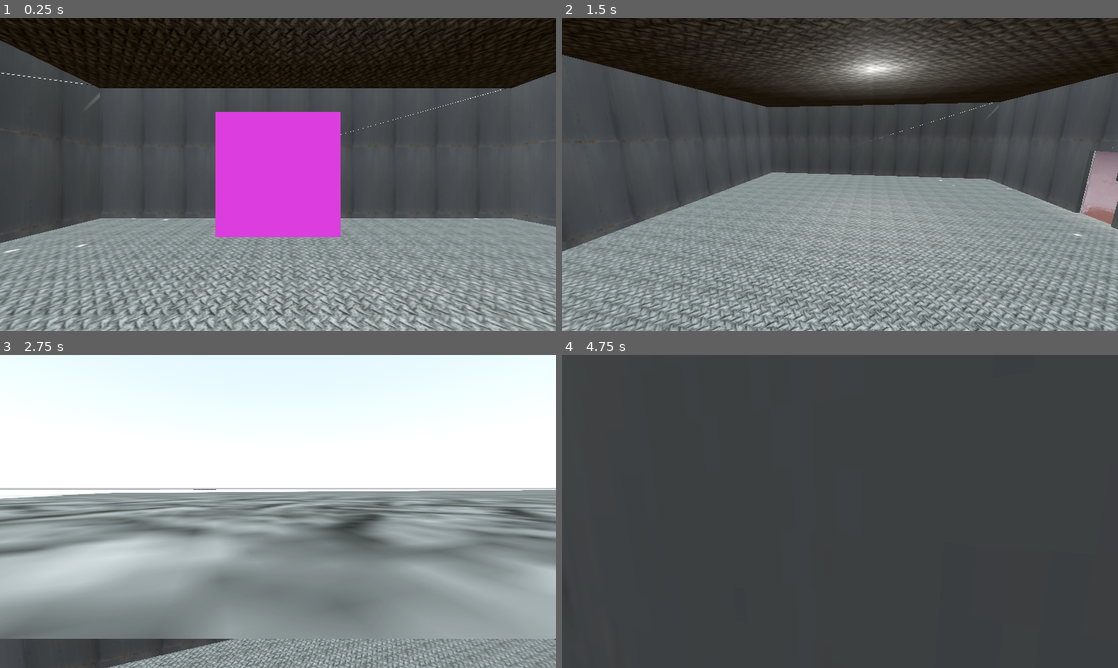
Above: before the commit, frames 1-4 (two rows, left to right).
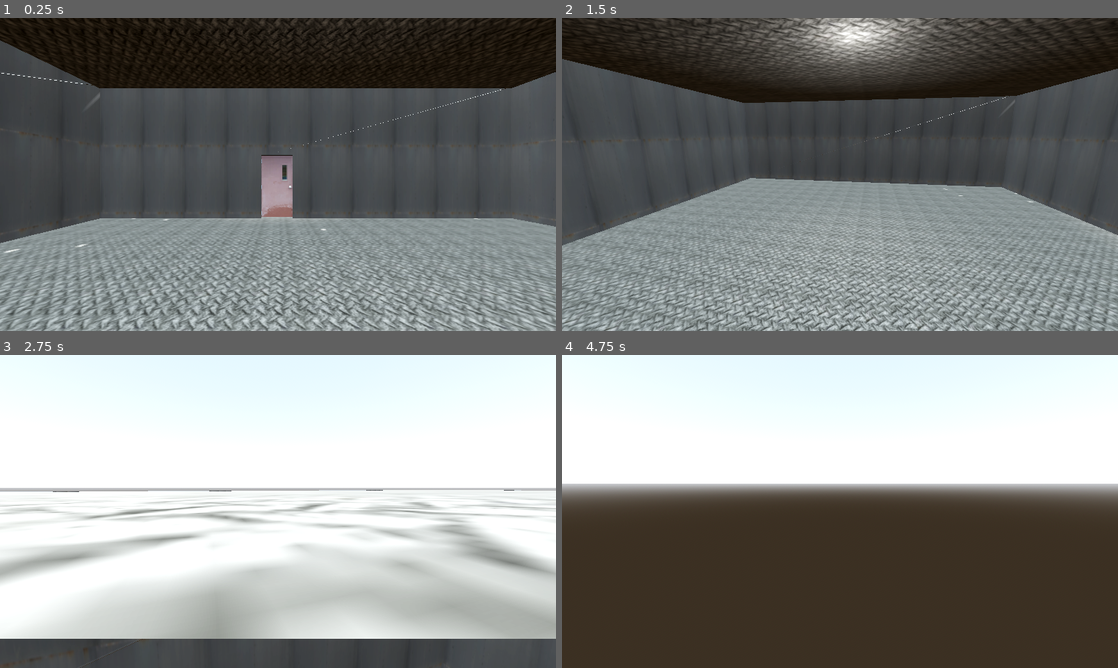
Above: after the commit, the same moments.

Repository: Bri0n/runrotgame
Game: Godot game, scene res://scenes/main.tscn
Same seed, same stepped clock (60 frames per second), same inputs: the game is played once before the commit and once after it.
Inputs (mouse positions are in pixels of both pictures, inside the frame that each line leads up to):
- Up to frame 1 (0.25 s): no input
- Up to frame 2 (1.5 s): tap Enter at 0.5 s; move the mouse to (962, 158) at 0.52 s; hold D (move_right) 0.53-1.28 s; hold Shift (sprint) 0.53-1.28 s; click (962, 158) at 0.67 s; tap Space (jump) at 0.77, 0.8, 1.07, 1.35 s; move the mouse to (812, 174) at 1.27 s; hold W (move_forward) from 1.28 s (still down)
- Up to frame 3 (2.75 s): keep holding W (move_forward); tap Space (jump) at 1.52, 1.82, 2.3 s; tap Shift (sprint) at 1.55 s; move the mouse to (289, 505) at 2.02 s; hold E (interact) from 2.03 s (still down)
- Up to frame 4 (4.75 s): keep holding W (move_forward); move the mouse to (834, 517) at 2.77 s; release E (interact) at 2.78 s; tap P (noclip) at 2.85 s; click (834, 517) at 2.92 s; tap Space (jump) at 3.02, 3.32, 3.77, 3.8, 4.07, 4.52 s; tap Shift (sprint) at 3.05, 4.35 s; move the mouse to (878, 514) at 3.52 s; hold Shift (sprint) 3.53-4.28 s; move the mouse to (795, 508) at 4.27 s

The runs differ from the first frame. In frame 1, 9.0% of the frame differs, in the area x 38-62%, y 30-70%; in frame 2, 27%; in frame 3, 50%; in frame 4, 96%, in the area x 0-100%, y 0-100%.

Commit message:
Más ajustes al controlador, principio de nuevo nivel

Diff:
--- /dev/null
+++ b/scenes/levels/level_03.tscn
@@ -0,0 +1,193 @@
+[gd_scene load_steps=21 format=3 uid="uid://b35237p485wmw"]
+
+[ext_resource type="PackedScene" uid="uid://l6w78bgb0o7l" path="res://scenes/transition_hallway.tscn" id="1_0mpxa"]
+[ext_resource type="Texture2D" uid="uid://f81fxa1hi2jw" path="res://assets/textures/brick_red_04.jpg" id="2_3vnrb"]
+[ext_resource type="Texture2D" uid="uid://bkwg4vypyff56" path="res://assets/textures/grass_03.png" id="3_2k8jl"]
+[ext_resource type="Texture2D" uid="uid://dyiq70jmn7h2k" path="res://assets/textures/water_waves.png" id="4_f7d2q"]
+[ext_resource type="Texture2D" uid="uid://w081yqe6xyk7" path="res://assets/textures/wood_pole_01.jpg" id="5_bry8f"]
+[ext_resource type="PackedScene" uid="uid://mq3toad3d1cf" path="res://scenes/kill_zone.tscn" id="6_jg7km"]
+[ext_resource type="PackedScene" uid="uid://c334msi5eywjn" path="res://scenes/player.tscn" id="7_8h1xh"]
+
+[sub_resource type="ProceduralSkyMaterial" id="ProceduralSkyMaterial_34w6a"]
+sun_angle_max = 70.0
+
+[sub_resource type="Sky" id="Sky_07mwr"]
+sky_material = SubResource("ProceduralSkyMaterial_34w6a")
+
+[sub_resource type="Environment" id="Environment_407ci"]
+background_mode = 2
+sky = SubResource("Sky_07mwr")
+
+[sub_resource type="StandardMaterial3D" id="StandardMaterial3D_7jmlm"]
+albedo_texture = ExtResource("3_2k8jl")
+uv1_triplanar = true
+
+[sub_resource type="StandardMaterial3D" id="StandardMaterial3D_rp2ac"]
+albedo_texture = ExtResource("2_3vnrb")
+uv1_triplanar = true
+
+[sub_resource type="StandardMaterial3D" id="StandardMaterial3D_4vcmg"]
+albedo_texture = ExtResource("4_f7d2q")
+uv1_triplanar = true
+
+[sub_resource type="StandardMaterial3D" id="StandardMaterial3D_s87m8"]
+albedo_texture = ExtResource("5_bry8f")
+uv1_triplanar = true
+
+[sub_resource type="BoxShape3D" id="BoxShape3D_evksn"]
+size = Vector3(1, 0.2, 1)
+
+[sub_resource type="StandardMaterial3D" id="StandardMaterial3D_m41b0"]
+albedo_texture = ExtResource("2_3vnrb")
+uv1_triplanar = true
+
+[sub_resource type="BoxMesh" id="BoxMesh_srnsr"]
+material = SubResource("StandardMaterial3D_m41b0")
+size = Vector3(1, 0.18, 1)
+
+[sub_resource type="Animation" id="Animation_t5irh"]
+length = 0.001
+tracks/0/type = "value"
+tracks/0/imported = false
+tracks/0/enabled = true
+tracks/0/path = NodePath(".:position")
+tracks/0/interp = 1
+tracks/0/loop_wrap = true
+tracks/0/keys = {
+"times": PackedFloat32Array(0),
+"transitions": PackedFloat32Array(1),
+"update": 0,
+"values": [Vector3(0.2, -0.8, -11.9291)]
+}
+
+[sub_resource type="Animation" id="Animation_wxasi"]
+resource_name = "moving_platform"
+length = 2.0
+loop_mode = 2
+tracks/0/type = "value"
+tracks/0/imported = false
+tracks/0/enabled = true
+tracks/0/path = NodePath(".:position")
+tracks/0/interp = 1
+tracks/0/loop_wrap = true
+tracks/0/keys = {
+"times": PackedFloat32Array(0, 2),
+"transitions": PackedFloat32Array(1, 1),
+"update": 0,
+"values": [Vector3(0.2, -0.8, -11.9291), Vector3(0.2, -0.8, -15.5291)]
+}
+
+[sub_resource type="AnimationLibrary" id="AnimationLibrary_hlxy7"]
+_data = {
+"RESET": SubResource("Animation_t5irh"),
+"moving_platform": SubResource("Animation_wxasi")
+}
+
+[node name="Level03" type="Node3D"]
+
+[node name="WorldEnvironment" type="WorldEnvironment" parent="."]
+environment = SubResource("Environment_407ci")
+
+[node name="DirectionalLight3D" type="DirectionalLight3D" parent="WorldEnvironment"]
+transform = Transform3D(1, 0, 0, 0, -0.258819, 0.965926, 0, -0.965926, -0.258819, 0.0934004, 8, -10.4141)
+light_energy = 1.914
+light_indirect_energy = 2.219
+
+[node name="entry_transition_hallway" parent="." instance=ExtResource("1_0mpxa")]
+
+[node name="exit_transition_hallway" parent="." instance=ExtResource("1_0mpxa")]
+transform = Transform3D(1, 0, 0, 0, 1, 0, 0, 0, 1, 0, 0, -49)
+
+[node name="grass" type="CSGCombiner3D" parent="."]
+material_override = SubResource("StandardMaterial3D_7jmlm")
+use_collision = true
+
+[node name="CSGBox3D2" type="CSGBox3D" parent="grass"]
+transform = Transform3D(1, 0, 0, 0, 1, 0, 0, 0, 1, -2.08616e-07, -3.4, -4.87103)
+size = Vector3(3.6, 6, 2.3)
+
+[node name="CSGBox3D3" type="CSGBox3D" parent="grass"]
+transform = Transform3D(1, 0, 0, 0, 1, 0, 0, 0, 1, -2.08616e-07, -3.4, -28.921)
+size = Vector3(3.6, 6, 4)
+
+[node name="brick" type="CSGCombiner3D" parent="."]
+material_override = SubResource("StandardMaterial3D_rp2ac")
+use_collision = true
+
+[node name="CSGBox3D3" type="CSGBox3D" parent="brick"]
+transform = Transform3D(0.4, 0, 0, 0, 0.4, 0, 0, 0, 0.4, 0.6, -4.4, -9.12103)
+size = Vector3(1, 14, 1)
+
+[node name="CSGBox3D4" type="CSGBox3D" parent="brick"]
+transform = Transform3D(0.4, 0, 0, 0, 0.4, 0, 0, 0, 0.4, -0.7, -4.24, -11.921)
+size = Vector3(1, 14.8, 1)
+
+[node name="CSGCylinder3D" type="CSGCylinder3D" parent="brick"]
+transform = Transform3D(0.3, 0, 0, 0, -6.03217e-08, -0.3, 0, 1.38, -1.31134e-08, 0, 0, -19.3199)
+height = 2.4
+
+[node name="water" type="CSGCombiner3D" parent="."]
+material_override = SubResource("StandardMaterial3D_4vcmg")
+
+[node name="CSGBox3D" type="CSGBox3D" parent="water"]
+transform = Transform3D(3.1, 0, 0, 0, 3.1, 0, 0, 0, 3.1, 0, -5.4, -16.525)
+size = Vector3(1.2, 0.2, 6.9)
+
+[node name="CSGBox3D2" type="CSGBox3D" parent="water"]
+transform = Transform3D(3.1, 0, 0, 0, 3.1, 0, 0, 0, 3.1, -3.62, -5.4, -29.02)
+size = Vector3(1.6, 0.2, 1.24)
+
+[node name="wood" type="CSGCombiner3D" parent="."]
+material_override = SubResource("StandardMaterial3D_s87m8")
+use_collision = true
+
+[node name="CSGBox3D" type="CSGBox3D" parent="wood"]
+transform = Transform3D(1, 0, 0, 0, 1, 0, 0, 0, 1, 1.84205, -2.1, -17.3451)
+size = Vector3(0.2, 9, 27.4)
+
+[node name="CSGBox3D2" type="CSGBox3D" parent="wood"]
+transform = Transform3D(1, 0, 0, 0, 1, 0, 0, 0, 1, -1.85795, -2.1, -15.3951)
+size = Vector3(0.2, 9, 23.5)
+
+[node name="CSGBox3D3" type="CSGBox3D" parent="wood"]
+transform = Transform3D(1, 0, 0, 0, 1, 0, 0, 0, 1, -1.40795, -2.1, -3.79512)
+size = Vector3(1.1, 9, 0.3)
+
+[node name="CSGBox3D4" type="CSGBox3D" parent="wood"]
+transform = Transform3D(1, 0, 0, 0, 1, 0, 0, 0, 1, 1.44205, -2.1, -3.79512)
+size = Vector3(1, 9, 0.3)
+
+[node name="CSGBox3D5" type="CSGBox3D" parent="wood"]
+transform = Transform3D(1, 0, 0, 0, 1, 0, 0, 0, 1, -2.05795, -2.201, -30.9451)
+size = Vector3(8, 9.2, 0.2)
+
+[node name="CSGBox3D6" type="CSGBox3D" parent="wood"]
+transform = Transform3D(1, 0, 0, 0, 1, 0, 0, 0, 1, -3.95795, -2.201, -27.0451)
+size = Vector3(4.4, 9.2, 0.2)
+
+[node name="Killzone" parent="." instance=ExtResource("6_jg7km")]
+transform = Transform3D(1, 0, 0, 0, 1, 0, 0, 0, 1, 0, -5, 0)
+
+[node name="player" parent="." instance=ExtResource("7_8h1xh")]
+transform = Transform3D(1, 0, 0, 0, 1, 0, 0, 0, 1, 0, 0.849772, -2)
+grounded_movement_speed = 275.0
+coyote_time = 0.2
+jump_velocity = 6.0
+airborne_movement_speed = 250.0
+fall_velocity = 1.5
+
+[node name="moving_platform_01" type="AnimatableBody3D" parent="."]
+transform = Transform3D(0.5, 0, 0, 0, 0.5, 0, 0, 0, 0.5, 0.2, -0.8, -11.9291)
+
+[node name="CollisionShape3D" type="CollisionShape3D" parent="moving_platform_01"]
+transform = Transform3D(1, 0, 0, 0, 1, 0, 0, 0, 1, 0, 1.19209e-07, 0)
+shape = SubResource("BoxShape3D_evksn")
+
+[node name="MeshInstance3D" type="MeshInstance3D" parent="moving_platform_01"]
+mesh = SubResource("BoxMesh_srnsr")
+
+[node name="AnimationPlayer" type="AnimationPlayer" parent="moving_platform_01"]
+libraries = {
+"": SubResource("AnimationLibrary_hlxy7")
+}
+autoplay = "moving_platform"
--- a/scenes/main.tscn
+++ b/scenes/main.tscn
@@ -41,7 +41,7 @@
 sprint_movement_speed = 200.0
 coyote_time = 0.2
 jump_velocity = 6.0
-airborne_movement_speed = 15.0
+airborne_movement_speed = 20.0
 fall_velocity = 1.5
 
 [node name="AudioManager" type="Node3D" parent="."]
--- a/scenes/player.tscn
+++ b/scenes/player.tscn
@@ -1,17 +1,10 @@
-[gd_scene load_steps=6 format=3 uid="uid://c334msi5eywjn"]
+[gd_scene load_steps=4 format=3 uid="uid://c334msi5eywjn"]
 
 [ext_resource type="Script" path="res://scripts/player/PlayerMovement.gd" id="1_syqdp"]
 [ext_resource type="Script" path="res://scripts/Camera.gd" id="2_r6yi5"]
 
 [sub_resource type="CapsuleShape3D" id="CapsuleShape3D_lf2ej"]
 height = 2.23227
-
-[sub_resource type="StandardMaterial3D" id="StandardMaterial3D_5it0m"]
-albedo_color = Color(1, 0.239216, 1, 1)
-
-[sub_resource type="BoxMesh" id="BoxMesh_aumo1"]
-material = SubResource("StandardMaterial3D_5it0m")
-size = Vector3(0.2, 0.2, 0.5)
 
 [node name="player" type="CharacterBody3D"]
 script = ExtResource("1_syqdp")
@@ -22,7 +15,3 @@
 
 [node name="first_person_camera" type="Camera3D" parent="."]
 script = ExtResource("2_r6yi5")
-
-[node name="MeshInstance3D" type="MeshInstance3D" parent="."]
-transform = Transform3D(1, 0, 0, 0, 1, 0, 0, 0, 1, 0, 0, -0.575)
-mesh = SubResource("BoxMesh_aumo1")
--- a/scenes/zona_vertical_01.tscn
+++ b/scenes/zona_vertical_01.tscn
@@ -255,9 +255,9 @@
 size = Vector3(0.23877, 8.29739, 5.98547)
 
 [node name="CSGBox3D5" type="CSGBox3D" parent="walls/CSGBox3D3"]
-transform = Transform3D(1, 0, 0, 0, 1, 0, 0, 0, 1, 0, -2.73433, -0.196396)
+transform = Transform3D(1, 0, 0, 0, 1, 0, 0, 0, 1, 0, -2.13709, -0.223584)
 operation = 2
-size = Vector3(0.23877, 2.44611, 1.20486)
+size = Vector3(0.23877, 3.64058, 2.55109)
 
 [node name="CSGBox3D4" type="CSGBox3D" parent="walls"]
 transform = Transform3D(1, 0, 0, 0, 1, 0, 0, 0, 1, -2.95043, 3.65617, -0.0037539)
--- /dev/null
+++ b/scripts/kill_zone.gd
@@ -0,0 +1,8 @@
+extends Area3D
+
+func _on_body_entered(body: Node3D) -> void:
+	print("Player death")
+	call_deferred("_reload_scene")
+
+func _reload_scene():
+	get_tree().reload_current_scene()
--- a/scripts/player/PlayerMovement.gd
+++ b/scripts/player/PlayerMovement.gd
@@ -9,11 +9,14 @@
 @export_group("Grounded")
 @export var grounded_movement_speed := 350.0
 @export var sprint_movement_speed := 500.0
+@export var max_grounded_movement_speed := 5.0
+@export var max_sprinting_speed := 8.0
 @export var coyote_time := 0.5
 @export var jump_velocity := 7.00
 
 @export_group("Airborne")
 @export var airborne_movement_speed := 200.0
+@export var minimum_airborne_movement_speed := 3.0
 @export var extra_jumps := 1
 @export var fall_velocity := 1.00
 
@@ -25,6 +28,8 @@
 		camera,
 		grounded_movement_speed,
 		sprint_movement_speed,
+		max_grounded_movement_speed,
+		max_sprinting_speed,
 		coyote_time,
 		jump_velocity,
 		fall_velocity,
--- a/scripts/player/PlayerMovementParameters.gd
+++ b/scripts/player/PlayerMovementParameters.gd
@@ -8,6 +8,8 @@
 # Grounded
 var grounded_movement_speed : float
 var sprint_movement_speed : float
+var max_grounded_movement_speed : float
+var max_sprinting_speed : float
 var coyote_time : float
 var jump_velocity : float
 
@@ -24,6 +26,8 @@
 	camera : Node3D,
 	grounded_movement_speed : float,
 	sprint_movement_speed : float,
+	max_grounded_movement_speed : float,
+	max_sprinting_movement_speed : float,
 	coyote_time : float,
 	jump_velocity : float,
 	fall_velocity : float,
@@ -33,6 +37,8 @@
 	self.camera = camera
 	self.grounded_movement_speed = grounded_movement_speed
 	self.sprint_movement_speed = sprint_movement_speed
+	self.max_grounded_movement_speed = max_grounded_movement_speed
+	self.max_sprinting_speed = max_sprinting_movement_speed
 	self.coyote_time = coyote_time
 	self.jump_velocity = jump_velocity
 	self.fall_velocity = fall_velocity
--- a/scripts/player/PlayerStatusAirborne.gd
+++ b/scripts/player/PlayerStatusAirborne.gd
@@ -12,6 +12,7 @@
 # Movement
 var _movement_speed : float
 var _movement_direction : Vector3 = Vector3.ZERO
+var _stopping_speed : float = 18.0 # TODO: Pasarlo a parameters
 
 # Jump
 var _jump_velocity : float
@@ -19,7 +20,7 @@
 
 # Double jump
 var _extra_jumps : int
-var _initial_velocity: Vector3
+var _max_velocity : float
 
 func _init(
 	player : PlayerMovement,
@@ -47,9 +48,11 @@
 
 func enter_state():
 	print("Entered Airborne State.")
-	_initial_velocity = _player.velocity
-	# If the player enters the state by walking off a ledge,
-	# it enters the state without vertical velocity
+	var max_horizontal_direction = max(abs(_player.velocity.x),abs(_player.velocity.z))
+	if max_horizontal_direction > _parameters.max_grounded_movement_speed:
+		_max_velocity = _parameters.max_sprinting_speed
+	else:
+		_max_velocity = _parameters.max_grounded_movement_speed
 
 func exit_state():
 	pass
@@ -83,14 +86,15 @@
 
 func _move(delta : float) -> void:
 	if _movement_direction:
-		_player.velocity.x += _movement_direction.x * _movement_speed * delta
-		_player.velocity.z += _movement_direction.z * _movement_speed * delta
-		_player.velocity.x = clamp(_player.velocity.x, -(_initial_velocity.x), _initial_velocity.x)
-		_player.velocity.z = clamp(_player.velocity.z, -(_initial_velocity.z), _initial_velocity.z)
+		var velocity_change = _movement_direction * _movement_speed * delta
+		var desired_velocity = _player.velocity + velocity_change
+		var max_velocity = _movement_direction * _max_velocity
+		_player.velocity.x = clamp(desired_velocity.x, -max_velocity.x, max_velocity.x)
+		_player.velocity.z = clamp(desired_velocity.z, -max_velocity.z, max_velocity.z)
 
 	else:
-		_player.velocity.x = move_toward(_player.velocity.x, 0, _movement_speed * delta)
-		_player.velocity.z = move_toward(_player.velocity.z, 0, _movement_speed * delta)
+		_player.velocity.x = move_toward(_player.velocity.x, 0, _stopping_speed * delta)
+		_player.velocity.z = move_toward(_player.velocity.z, 0, _stopping_speed * delta)
 
 func _double_jump():
 	if _extra_jumps > 0:
--- a/scripts/player/PlayerStatusGrounded.gd
+++ b/scripts/player/PlayerStatusGrounded.gd
@@ -5,7 +5,10 @@
 const PlayerMovementCommands = preload("res://scripts/GlobalConstants.gd").PlayerMovementCommands
 var _camera: Node3D
 var _movement_speed : float
+var _stopping_speed : float = 25.0 # TODO: Pasarlo a parameters
 var _sprint_speed : float
+var _max_grounded_speed : float
+var _max_sprint_speed : float
 var _movement_direction : Vector3 = Vector3.ZERO
 var _player : PlayerMovement
 var _parameters
@@ -22,6 +25,8 @@
 	_player = player
 	_movement_speed = parameters.grounded_movement_speed
 	_sprint_speed = parameters.sprint_movement_speed
+	_max_grounded_speed = parameters.max_grounded_movement_speed
+	_max_sprint_speed = parameters.max_sprinting_speed
 	_coyote_time = parameters.coyote_time
 	_jump_velocity = parameters.jump_velocity
 	_parameters = parameters
@@ -54,11 +59,7 @@
 	camera_right.y = 0
 	camera_right = camera_right.normalized()
 
-	if input_direction:
-		_movement_direction = (camera_right * input_direction.x + camera_forward * input_direction.y).normalized()
-
-	else:
-		_movement_direction = Vector3.ZERO
+	_movement_direction = (camera_right * input_direction.x + camera_forward * input_direction.y).normalized()
 
 func process_input(event: InputEvent) -> void:
 	if event.is_action_pressed("jump"):
@@ -73,23 +74,21 @@
 
 func _move(delta : float) -> void:
 	if _movement_direction:
+		var current_movement_speed : float
+		var current_maximum_speed : float
 		if Input.is_action_pressed("sprint"):
-			_player.velocity.x += _movement_direction.x * _sprint_speed * delta
-			_player.velocity.z += _movement_direction.z * _sprint_speed * delta
-			_player.velocity.x = clamp(_player.velocity.x, -8, 8)
-			_player.velocity.z = clamp(_player.velocity.z, -8, 8)
+			current_movement_speed = _sprint_speed
+			current_maximum_speed = _max_sprint_speed
 		else:
-			print("dawd" + str(_movement_direction))
-			var _velocity_x = _player.velocity.x + (_movement_direction.x * _movement_speed * delta)
-			var _velocity_z = _player.velocity.z + (_movement_direction.z * _movement_speed * delta)
-			print("Velocidad ground en var en x" + str(_velocity_x))
-			print("Velocidad ground en var en z" + str(_velocity_z))
-			_player.velocity.x = clamp(_velocity_x, -5.0, 5.0)
-			_player.velocity.z = clamp(_velocity_z, -5.0, 5.0)
-			print("Velocidad clampeada en x" + str(_player.velocity.x))
-			print("Velocidad clampeada en z" + str(_player.velocity.z))
+			current_movement_speed = _movement_speed
+			current_maximum_speed = _max_grounded_speed
+		var velocity_change_x = _movement_direction.x * _movement_speed * delta
+		var velocity_change_z = _movement_direction.z * _movement_speed * delta
+		var max_velocity = _movement_direction * current_maximum_speed
 
+		_player.velocity.x = clamp(_player.velocity.x + velocity_change_x, -max_velocity.x, max_velocity.x)
+		_player.velocity.z = clamp(_player.velocity.z + velocity_change_z, -max_velocity.z, max_velocity.z)
 
 	else:
-		_player.velocity.x = move_toward(_player.velocity.x, 0, _movement_speed * delta * 2)
-		_player.velocity.z = move_toward(_player.velocity.z, 0, _movement_speed * delta * 2)
+		_player.velocity.x = move_toward(_player.velocity.x, 0, _stopping_speed * delta)
+		_player.velocity.z = move_toward(_player.velocity.z, 0, _stopping_speed * delta)
Binary file added: assets/textures/water_waves.png
Not shown, added: assets/textures/water_waves.png.import
Binary file added: assets/textures/wood_pole_01.jpg
Not shown, added: assets/textures/wood_pole_01.jpg.import
Not shown: 1 places in scenes/main.tscn that only renumber resources
